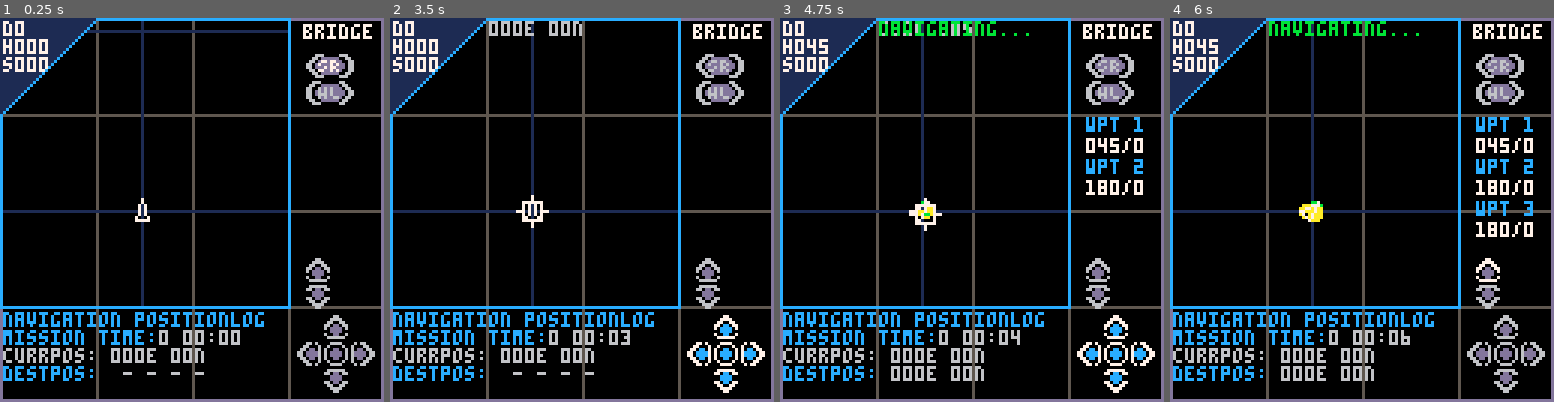
Above: before the commit, frames 1-4 (left to right).
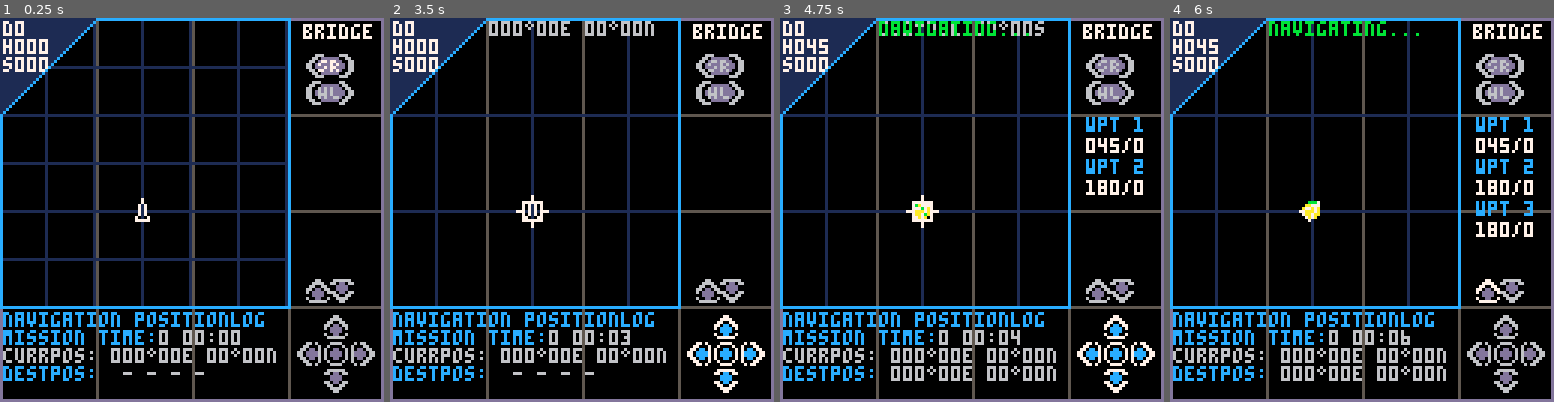
Above: after the commit, the same moments.

Repository: NickWest27/AquaNovaPico
Game: PICO-8 cartridge aquanova.p8
Two runs of this game, one before a commit and one after it. Both use one fixed random seed, a clock stepped at 60 frames per second and the inputs below.
Inputs:
- Up to frame 1 (0.25 s): no input
- Up to frame 2 (3.5 s): tap O (Z key) at 0.33, 0.7, 1.43, 2.22, 3.1 s; tap X (X key) at 1.07, 2.07, 2.4, 2.73, 3.07, 3.4 s; hold Left 1.97-2.37 s; hold Down 2.42-2.82 s; hold Right from 2.87 s (still down)
- Up to frame 3 (4.75 s): release Right at 3.53 s; hold Up 3.58-4.08 s; tap X (X key) every 0.33 s from 3.73 to 4.73 s; tap O (Z key) at 3.98 s; hold Right 4.13-4.53 s; hold Down from 4.58 s (still down)
- Up to frame 4 (6 s): tap O (Z key) at 4.87, 5.75 s; tap X (X key) at 5.07, 5.4, 5.73 s; release Down at 5.08 s; hold Left 5.13-5.8 s; hold Up from 5.85 s (still down)

The runs differ from the first frame. In frame 1, 6.3% of the frame differs, in the area x 0-93%, y 0-90%; in frame 2, 3.3%; in frame 3, 3.9%; in frame 4, 3.5%.

Commit message:
onvert coordinate system from minutes to decimal degrees
Major refactor to improve code readability by switching from minute-based
coordinates (21,600 unit range) to decimal degrees (360.0° range). Internal
calculations now use intuitive decimal degrees while maintaining nautical
display format (DD°MM').

Key changes:
- World scale: 1 unit = 1 decimal degree (was 1 minute of arc)
- Coordinate ranges: ±180° lon, ±90° lat (was ±10,800 and ±5,400)
- Zoom system: 9 levels (0.25x to 64.0x pixels/degree), default level 7
- Sample sites converted: e.g., {lon=8.33, lat=5.0} vs {x=500, y=300}
- Time scale: 1 real second = 1 game minute, 1 knot = 1/1800 deg/frame
- Display format: Uses PICO-8 char 31 for degree symbol (DD°MM'e DD°MM'n)
- Cursor speed: 0.2 degrees per step with zoom scaling

Refactored navigation and distance calculations:
- Added calculate_distance() and wrap_longitude_delta() helpers
- Pre-calculate waypoint info in update_waypoint_info() for performance
- Extracted move_cursor() function for cleaner cursor control
- All x/y variables renamed to lon/lat for clarity

Refactor coordinate conversions to eliminate duplication

- Add helper functions: wrap_longitude_delta(), calculate_distance(), move_cursor()
- Replace 12 instances of duplicated coordinate math with helper calls
- Move waypoint calculations from draw to update loop for proper separation
- Remove unused world_to_degrees() legacy function
- Reduce code by 27 lines while maintaining identical behavior

Diff:
--- a/aquanova.p8
+++ b/aquanova.p8
@@ -38,8 +38,8 @@
 
 -- === submarine ===
 sub = {
-  x = 0,
-  y = 0,
+  lon = 0, -- longitude in minutes (-10800 to +10800)
+  lat = 0, -- latitude in minutes (-5400 to +5400)
   heading = 0, -- degrees 1-360 degrees True North
   speed = 0, -- knots 0-160
   depth = 0 -- meters 0-1200
@@ -72,25 +72,26 @@
 }
 
 -- === map and locations ===
--- scale: 1 world unit = 1 minute, 60 units = 1 degree
-world_size = 21600 -- world is full globe: 360° × 60 minutes
+-- scale: 1 world unit = 1 decimal degree
+world_size = 360.0 -- world is full globe: 360 decimal degrees
 map_size = 96 -- map display is 96×96 pixels
 
 -- zoom system: zoom_level index selects from zoom_levels table
-zoom_level = 3 -- current zoom level (1=far, 5=close)
-zoom_levels = {0.25, 0.5, 1.0, 2.0, 4.0} -- pixels per minute at each level
+-- pixels per degree: higher zoom = closer view
+zoom_level = 7 -- default zoom level (1=widest, 9=closest)
+zoom_levels = {0.25, 0.5, 1.0, 2.0, 4.0, 8.0, 16.0, 32.0, 64.0} -- pixels per degree
 zoom = zoom_levels[zoom_level] -- actual zoom multiplier
 
 -- world coordinates (full globe):
--- x: longitude -10800 to +10800 (-180° to +180°, wraps at boundaries)
--- y: latitude -5400 to +5400 (-90° to +90°, clamps at poles)
--- zoom effects: level 1 (0.25x) shows 384', level 3 (1.0x) shows 96', level 5 (4.0x) shows 24'
-
--- sample sites
+-- lon: longitude -180.0 to +180.0 (wraps at boundaries)
+-- lat: latitude -90.0 to +90.0 (clamps at poles)
+-- zoom effects: level 1 (0.25x) shows 384°, level 7 (16.0x) shows 6°, level 9 (64.0x) shows 1.5°
+
+-- sample sites (decimal degrees)
 sample_sites = {
-  {x=500, y=300, collected=false},
-  {x=-400, y=200, collected=false},
-  {x=300, y=-500, collected=false}
+  {lon=8.33, lat=5.0, collected=false},     -- ~8°20'E, 5°N
+  {lon=-6.67, lat=3.33, collected=false},   -- ~6°40'W, 3°20'N
+  {lon=5.0, lat=-8.33, collected=false}     -- 5°E, ~8°20'S
 }
 
 -- sample collection
@@ -102,6 +103,7 @@
 -- waypoint 1, 2, 3... = user-defined waypoints
 waypoints = {}
 active_waypoint_index = 0  -- 0 = no active route, 1+ = navigating to waypoint N
+waypoint_display_info = {}  -- pre-calculated bearing/distance for display
 
 -- cursor for bridge map (screen coordinates)
 cursor = {
@@ -156,6 +158,7 @@
   update_time()
   update_movement()
   update_sample_collection()
+  update_waypoint_info()
 end
 
 function handle_input()
@@ -293,42 +296,27 @@
   button("right_big", 102, 21, cycle_station_forward, "HL") -- station right
 
   -- zoom controls
-  button("up", 102, 80, zoom_in, "-")
-  button("down", 102, 89, zoom_out, "+")
+  button("up", 102, 87, zoom_in, "-")
+  button("down", 110, 87, zoom_out, "+")
 
   dpad(108, 108, {
     label = "cursor",
     left = function()
-      -- move cursor scaled by zoom level
-      -- at zoom=1.0: move 1 minute per step
-      -- at zoom=0.25: move 4 minutes per step (appears same speed on screen)
-      local world_x, world_y = screen_to_world(cursor.x, cursor.y)
-      world_x -= 1 / zoom  -- scale movement by zoom factor
-      cursor.x, cursor.y = world_to_screen(world_x, world_y)
-      if cursor.x < 0 then cursor.x = 0 end
+      move_cursor(-0.2, 0)  -- move 0.2 degrees west
     end,
     right = function()
-      local world_x, world_y = screen_to_world(cursor.x, cursor.y)
-      world_x += 1 / zoom  -- scale movement by zoom factor
-      cursor.x, cursor.y = world_to_screen(world_x, world_y)
-      if cursor.x > 96 then cursor.x = 96 end
+      move_cursor(0.2, 0)  -- move 0.2 degrees east
     end,
     up = function()
-      local world_x, world_y = screen_to_world(cursor.x, cursor.y)
-      world_y += 1 / zoom  -- scale movement by zoom factor
-      cursor.x, cursor.y = world_to_screen(world_x, world_y)
-      if cursor.y < 0 then cursor.y = 0 end
+      move_cursor(0, 0.2)  -- move 0.2 degrees north
     end,
     down = function()
-      local world_x, world_y = screen_to_world(cursor.x, cursor.y)
-      world_y -= 1 / zoom  -- scale movement by zoom factor
-      cursor.x, cursor.y = world_to_screen(world_x, world_y)
-      if cursor.y > 96 then cursor.y = 96 end
+      move_cursor(0, -0.2)  -- move 0.2 degrees south
     end,
     action = function()
       -- convert screen cursor to world waypoint and add to route
-      local world_x, world_y = screen_to_world(cursor.x, cursor.y)
-      add(waypoints, {x=world_x, y=world_y})
+      local world_lon, world_lat = screen_to_world(cursor.x, cursor.y)
+      add(waypoints, {lon=world_lon, lat=world_lat})
 
       -- activate navigation if this is first waypoint
       if active_waypoint_index == 0 then
@@ -340,7 +328,7 @@
 
 function zoom_in()
   -- increase zoom level (closer view)
-  if zoom_level < 5 then
+  if zoom_level < 9 then
     zoom_level += 1
     zoom = zoom_levels[zoom_level]
   end
@@ -352,6 +340,17 @@
     zoom_level -= 1
     zoom = zoom_levels[zoom_level]
   end
+end
+
+function move_cursor(dx_degrees, dy_degrees)
+  -- move cursor by specified world coordinate offset
+  -- automatically handles zoom scaling and screen bounds
+  local world_lon, world_lat = screen_to_world(cursor.x, cursor.y)
+  world_lon += dx_degrees / zoom
+  world_lat += dy_degrees / zoom
+  cursor.x, cursor.y = world_to_screen(world_lon, world_lat)
+  cursor.x = mid(0, cursor.x, 96)
+  cursor.y = mid(0, cursor.y, 96)
 end
 
 function setup_helm_buttons()
@@ -458,17 +457,7 @@
   -- auto-navigate to waypoint if active
   if active_waypoint_index > 0 and active_waypoint_index <= #waypoints then
     local target_wpt = waypoints[active_waypoint_index]
-    local dx = target_wpt.x - sub.x
-    local dy = target_wpt.y - sub.y
-
-    -- handle longitude wrapping (take shortest path)
-    if dx > 10800 then
-      dx -= 21600
-    elseif dx < -10800 then
-      dx += 21600
-    end
-
-    local dist = sqrt(dx * dx + dy * dy)
+    local dist = calculate_distance(sub.lon, sub.lat, target_wpt.lon, target_wpt.lat)
 
     -- check if arrived (only if moving)
     if dist < 5 and sub.speed > 0 then
@@ -483,7 +472,7 @@
       -- calculate desired heading to waypoint
       -- use same bearing calculation as display
       -- negate dy because world Y+ = south, add 180 to correct offset
-      local desired_heading = calculate_bearing(sub.x, sub.y, target_wpt.x, target_wpt.y)
+      local desired_heading = calculate_bearing(sub.lon, sub.lat, target_wpt.lon, target_wpt.lat)
 
       -- gradually adjust heading toward waypoint
       local heading_diff = desired_heading - sub.heading
@@ -514,36 +503,28 @@
   local angle = (sub.heading - 90) / 360
 
   -- calculate velocity based on heading and speed
-  -- speed is in knots, scale by time (1 frame at 60 knots = 1 unit per 30 frames)
-  local speed_scale = sub.speed / 30
+  -- speed in knots, time scale: 1 real second = 1 game minute
+  -- 1 knot = 1 nautical mile/hour = 1/60 degree/hour
+  -- at 30fps: 1 knot = 1/60/60 degree/frame = 1/1800 degree/frame
+  local speed_scale = sub.speed / 1800  -- degrees per frame
 
   local dx = cos(angle) * speed_scale
   local dy = sin(angle) * speed_scale  -- positive sin; world Y+ = south
 
   -- update submarine position
-  sub.x += dx
-  sub.y += dy
+  sub.lon += dx
+  sub.lat += dy
 
   -- apply world wrapping
-  sub.x = wrap_longitude(sub.x)
-  sub.y = clamp_latitude(sub.y)
+  sub.lon = wrap_longitude(sub.lon)
+  sub.lat = clamp_latitude(sub.lat)
 end
 
 function update_sample_collection()
   -- check if near any uncollected sample sites
   for site in all(sample_sites) do
     if not site.collected then
-      local dx = site.x - sub.x
-      local dy = site.y - sub.y
-
-      -- handle longitude wrapping for distance calculation
-      if dx > 10800 then
-        dx -= 21600
-      elseif dx < -10800 then
-        dx += 21600
-      end
-
-      local dist = sqrt(dx * dx + dy * dy)
+      local dist = calculate_distance(sub.lon, sub.lat, site.lon, site.lat)
 
       if dist < collection_range then
         site.collected = true
@@ -551,6 +532,22 @@
         resources.money += 100  -- reward for sample
       end
     end
+  end
+end
+
+function update_waypoint_info()
+  -- pre-calculate waypoint display info (bearing/distance)
+  -- this keeps calculations out of draw loop
+  waypoint_display_info = {}
+  local prev_lon, prev_lat = sub.lon, sub.lat
+
+  for i=1,min(3, #waypoints) do
+    local wpt = waypoints[i]
+    local dist = flr(calculate_distance(prev_lon, prev_lat, wpt.lon, wpt.lat))
+    local brg = flr(calculate_bearing(prev_lon, prev_lat, wpt.lon, wpt.lat))
+
+    add(waypoint_display_info, {bearing=brg, distance=dist})
+    prev_lon, prev_lat = wpt.lon, wpt.lat
   end
 end
 
@@ -647,82 +644,86 @@
   return str
 end
 
-function wrap_longitude(x)
+function wrap_longitude_delta(dx)
+  -- wrap longitude difference to shortest path
+  -- used for distance/bearing calculations
+  if dx > 180.0 then
+    dx -= 360.0
+  elseif dx < -180.0 then
+    dx += 360.0
+  end
+  return dx
+end
+
+function wrap_longitude(lon)
   -- wrap longitude coordinate at world boundaries
-  -- longitude wraps continuously: -10800 to +10800 (±180°)
-  while x > 10800 do
-    x -= 21600
-  end
-  while x < -10800 do
-    x += 21600
-  end
-  return x
-end
-
-function clamp_latitude(y)
+  -- longitude wraps continuously: -180.0 to +180.0
+  while lon > 180.0 do
+    lon -= 360.0
+  end
+  while lon < -180.0 do
+    lon += 360.0
+  end
+  return lon
+end
+
+function clamp_latitude(lat)
   -- clamp latitude to world boundaries
-  -- latitude clamps at poles: -5400 to +5400 (±90°)
-  if y > 5400 then y = 5400 end
-  if y < -5400 then y = -5400 end
-  return y
-end
-
-function world_to_degrees(world_x, world_y)
-  -- convert world coordinates to degrees lat/lon
-  -- world: x=-1000 to +1000, y=-1000 to +1000
-  -- output: longitude 0-360° (0°=prime meridian, 180°=antimeridian)
-  --         latitude 0-180° (0°=south pole, 90°=equator, 180°=north pole)
-
-  -- longitude: map -1000..+1000 to 0..360
-  -- -1000 = 180°W (180°), 0 = 0°, +1000 = 180°E (180°)
-  local lon_deg = (world_x + 1000) * 360 / 2000
-
-  -- latitude: map -1000..+1000 to 0..180
-  -- -1000 = 0° (90°S), 0 = 90° (equator), +1000 = 180° (90°N)
-  local lat_deg = (world_y + 1000) * 180 / 2000
-
-  return lon_deg, lat_deg
-end
-
-function format_position(world_x, world_y)
-  -- format position as "DDDW DDN" or "DDDE DDS"
-  -- returns string like "045w 23n" or "120e 67s"
-  -- scale: 1 world unit = 1 minute, 60 units = 1 degree
-
-  -- longitude: -10800 to +10800 maps to 180W to 180E
-  -- convert minutes to degrees: world_x / 60
-  local lon_val = abs(world_x) / 60
-  local lon_dir = world_x >= 0 and "e" or "w"
-
-  -- latitude: -5400 to +5400 maps to 90S to 90N
-  -- convert minutes to degrees: world_y / 60
-  local lat_val = abs(world_y) / 60
-  local lat_dir = world_y >= 0 and "n" or "s"
-
-  return pad_zeros(flr(lon_val), 3) .. lon_dir .. " " .. pad_zeros(flr(lat_val), 2) .. lat_dir
-end
-
-function world_to_screen(world_x, world_y)
+  -- latitude clamps at poles: -90.0 to +90.0
+  if lat > 90.0 then lat = 90.0 end
+  if lat < -90.0 then lat = -90.0 end
+  return lat
+end
+
+function calculate_distance(lon1, lat1, lon2, lat2)
+  -- calculate distance with longitude wrapping
+  local dx = lon2 - lon1
+  local dy = lat2 - lat1
+  dx = wrap_longitude_delta(dx)
+  return sqrt(dx * dx + dy * dy)
+end
+
+function degrees_to_minutes(degrees)
+  -- convert decimal degrees to whole degrees + minutes
+  -- example: 45.5° = 45° 30'
+  local deg = flr(abs(degrees))
+  local min = flr((abs(degrees) - deg) * 60)
+  return deg, min
+end
+
+function format_position(world_lon, world_lat)
+  -- format position as "DDD°MM'W DD°MM'N" format
+  -- returns string like "045°30e 23°15n"
+  -- coordinates are already in decimal degrees
+
+  -- convert decimal degrees to degrees + minutes
+  local lon_deg, lon_min = degrees_to_minutes(world_lon)
+  local lon_dir = world_lon >= 0 and "e" or "w"
+
+  local lat_deg, lat_min = degrees_to_minutes(world_lat)
+  local lat_dir = world_lat >= 0 and "n" or "s"
+
+  -- format: "045°30e 23°15n"
+  return pad_zeros(lon_deg, 3) .. "\31" .. pad_zeros(lon_min, 2) .. lon_dir .. " " ..
+         pad_zeros(lat_deg, 2) .. "\31" .. pad_zeros(lat_min, 2) .. lat_dir
+end
+
+function world_to_screen(world_lon, world_lat)
   -- submarine is fixed at screen position (47, 64)
   -- world scrolls around submarine
-  -- world: x=longitude (+ east, - west), y=latitude (+ north, - south)
+  -- world: lon=longitude (+ east, - west), lat=latitude (+ north, - south)
   -- screen: y increases downward, so flip y axis for latitude
 
   -- calculate offset from submarine in world units
-  local dx = world_x - sub.x
-  local dy = world_y - sub.y
+  local dx = world_lon - sub.lon
+  local dy = world_lat - sub.lat
 
   -- handle longitude wrapping (shortest distance around the world)
-  -- if the distance is > 10800 units, the object is closer going the other way
-  if dx > 10800 then
-    dx -= 21600
-  elseif dx < -10800 then
-    dx += 21600
-  end
+  dx = wrap_longitude_delta(dx)
 
   -- convert to screen pixels using zoom
-  -- at zoom=1.0: 1 world unit (1 minute) = 1 pixel
-  -- scale = zoom (1.0 = 1 pixel per minute)
+  -- at zoom=16.0: 1 world unit (1 degree) = 16 pixels
+  -- scale = zoom (pixels per degree)
   local screen_x = 47 + dx * zoom
   local screen_y = 64 - dy * zoom  -- negative because screen Y is inverted
 
@@ -732,24 +733,20 @@
 function screen_to_world(screen_x, screen_y)
   -- inverse of world_to_screen
   -- convert screen position to world coordinates using zoom
-  -- at zoom=1.0: 1 pixel = 1 world unit (1 minute)
-  local world_x = sub.x + (screen_x - 47) / zoom
-  local world_y = sub.y - (screen_y - 64) / zoom  -- negative for Y inversion
-  return world_x, world_y
-end
-
-function calculate_bearing(x1, y1, x2, y2)
+  -- at zoom=16.0: 1 pixel = 0.0625 degrees (1/16 degree)
+  local world_lon = sub.lon + (screen_x - 47) / zoom
+  local world_lat = sub.lat - (screen_y - 64) / zoom  -- negative for Y inversion
+  return world_lon, world_lat
+end
+
+function calculate_bearing(lon1, lat1, lon2, lat2)
   -- calculate bearing from point 1 to point 2
   -- returns 0=north, 90=east, 180=south, 270=west
-  local dx = x2 - x1
-  local dy = y2 - y1
+  local dx = lon2 - lon1
+  local dy = lat2 - lat1
 
   -- handle longitude wrapping (take shortest path)
-  if dx > 10800 then
-    dx -= 21600
-  elseif dx < -10800 then
-    dx += 21600
-  end
+  dx = wrap_longitude_delta(dx)
 
   local angle = atan2(-dy, dx)  -- negate dy because world Y+ = south
   local bearing = angle * 360 + 180  -- atan2 returns angle from east, convert to bearing from north
@@ -763,28 +760,13 @@
 
 function draw_waypoint_info()
   -- display first 3 waypoints with bearing and distance on right side
+  -- data pre-calculated in update_waypoint_info()
   local y = 33
-  local prev_x, prev_y = sub.x, sub.y
-
-  for i=1,min(3, #waypoints) do
-    local wpt = waypoints[i]
-    local dx = wpt.x - prev_x
-    local dy = wpt.y - prev_y
-
-    -- handle longitude wrapping for distance calculation
-    if dx > 10800 then
-      dx -= 21600
-    elseif dx < -10800 then
-      dx += 21600
-    end
-
-    local dist = flr(sqrt(dx * dx + dy * dy))
-    local brg = flr(calculate_bearing(prev_x, prev_y, wpt.x, wpt.y))
-
+
+  for i=1,#waypoint_display_info do
+    local info = waypoint_display_info[i]
     print("wpt " .. i, 102, y, 12)
-    print(pad_zeros(brg, 3) .. "/" .. dist, 102, y+7, 7)
-
-    prev_x, prev_y = wpt.x, wpt.y
+    print(pad_zeros(info.bearing, 3) .. "/" .. info.distance, 102, y+7, 7)
     y += 14
   end
 end
@@ -913,23 +895,23 @@
   print("navigation positionlog", 1, 98, 12) -- info bar title
   print("mission time: ", 1, 104, 12)
   print(current_day .. " " .. pad_zeros(current_hour, 2) .. ":" .. pad_zeros(current_minute, 2), 53, 104, 6) -- mission time label
-  print("currpos: " .. format_position(sub.x, sub.y), 1, 110, 6) -- current position label
+  print("currpos: " .. format_position(sub.lon, sub.lat), 1, 110, 6) -- current position label
   print("destpos: ", 1, 116, 12)
   if active_waypoint_index > 0 and active_waypoint_index <= #waypoints then
     local dest = waypoints[active_waypoint_index]
-    print(format_position(dest.x, dest.y), 37, 116, 6) -- destination position label
+    print(format_position(dest.lon, dest.lat), 37, 116, 6) -- destination position label
   else
     print(" - - - -", 37, 116, 6)
   end
 
   -- draw grid lines at 1-degree increments
-  -- 1 degree = 60 world units (1 world unit = 1 minute)
-  -- at zoom=1.0: grid lines are 60 pixels apart
-  local grid_spacing = 60  -- 1 degree in world units (60 minutes)
+  -- 1 degree = 1.0 world units (1 world unit = 1 decimal degree)
+  -- at zoom=16.0: grid lines are 16 pixels apart
+  local grid_spacing = 1.0  -- 1 degree in world units
 
   -- draw vertical lines (longitude)
   for i = -3, 3 do
-    local x = 47 + (i * grid_spacing - (sub.x % grid_spacing)) * zoom
+    local x = 47 + (i * grid_spacing - (sub.lon % grid_spacing)) * zoom
     if x >= 0 and x <= map_size then
       line(x, 0, x, map_size, 1)
     end
@@ -937,7 +919,7 @@
 
   -- draw horizontal lines (latitude)
   for i = -3, 3 do
-    local y = 64 - (i * grid_spacing - (sub.y % grid_spacing)) * zoom
+    local y = 64 - (i * grid_spacing - (sub.lat % grid_spacing)) * zoom
     if y >= 0 and y <= map_size then
       line(0, y, map_size, y, 1)
     end
@@ -951,7 +933,7 @@
   -- draw sample sites
   for site in all(sample_sites) do
     if not site.collected then
-      local sx, sy = world_to_screen(site.x, site.y)
+      local sx, sy = world_to_screen(site.lon, site.lat)
       spr(35, sx-4, sy-4) -- subtract 4 to center
     end
   end
@@ -959,19 +941,19 @@
   -- draw waypoint route lines and markers
   if #waypoints > 0 then
     -- draw dashed line from ownship to first waypoint
-    local wx1, wy1 = world_to_screen(waypoints[1].x, waypoints[1].y)
+    local wx1, wy1 = world_to_screen(waypoints[1].lon, waypoints[1].lat)
     draw_dashed_line(47, 64, wx1, wy1, 10)  -- yellow dashed line
 
     -- draw lines between waypoints
     for i=1,#waypoints-1 do
-      local wx1, wy1 = world_to_screen(waypoints[i].x, waypoints[i].y)
-      local wx2, wy2 = world_to_screen(waypoints[i+1].x, waypoints[i+1].y)
+      local wx1, wy1 = world_to_screen(waypoints[i].lon, waypoints[i].lat)
+      local wx2, wy2 = world_to_screen(waypoints[i+1].lon, waypoints[i+1].lat)
       draw_dashed_line(wx1, wy1, wx2, wy2, 9)
     end
 
     -- draw waypoint markers
     for i=1,#waypoints do
-      local wx, wy = world_to_screen(waypoints[i].x, waypoints[i].y)
+      local wx, wy = world_to_screen(waypoints[i].lon, waypoints[i].lat)
       -- highlight active waypoint
       local color = (i == active_waypoint_index) and 11 or 10
       circ(wx, wy, 2, color)
@@ -991,8 +973,8 @@
       line(cx, cy+3, cx, cy+5, 7) -- down
 
       -- cursor position info (show coordinates in lat/lon format)
-      local cursor_world_x, cursor_world_y = screen_to_world(cursor.x, cursor.y)
-      print(format_position(cursor_world_x, cursor_world_y), 33, 1, 6)
+      local cursor_world_lon, cursor_world_lat = screen_to_world(cursor.x, cursor.y)
+      print(format_position(cursor_world_lon, cursor_world_lat), 33, 1, 6)
     end
   end
 
@@ -1029,7 +1011,7 @@
 
   -- display position
   print("position", 10, y, 6)
-  print(format_position(sub.x, sub.y), 10, y+6, 7)
+  print(format_position(sub.lon, sub.lat), 10, y+6, 7)
   y += 20
 
   -- display current values above dpads
@@ -1119,7 +1101,7 @@
   -- display position
   print("position", 10, y, 6)
   y += 8
-  print(format_position(sub.x, sub.y), 10, y, 7)
+  print(format_position(sub.lon, sub.lat), 10, y, 7)
   y += 15
 
   -- display resources
